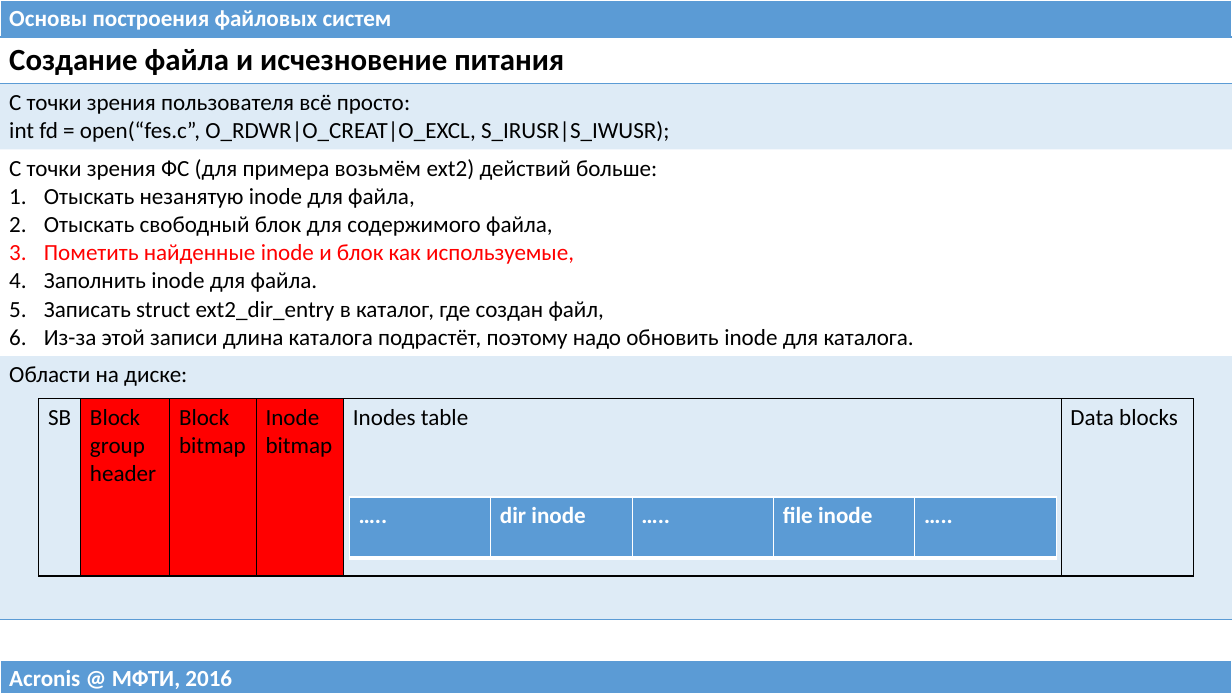
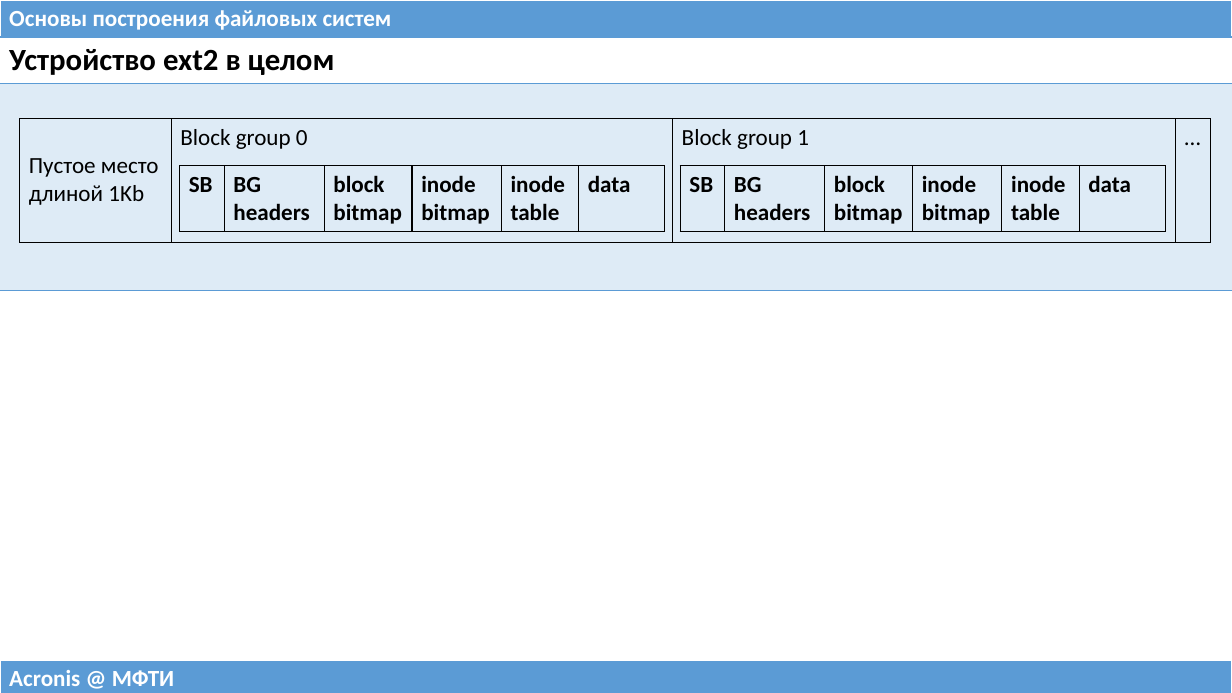
Before and after one commit to 75cc8545e7b021ed280ed0ef99fc7fc4/filesystems-101, a slide deck: slide 17 of talks/src/class04.pptx (slide 7 before the commit). Drawn at 1232x693 pixels with LibreOffice and Linux fonts; fonts in the diff are those of the drawing. Boxes give left, top, right and bottom in pixels: in the first picture for what was removed or moved away, otherwise in the second. Text is boxed around its words. In the diff, an @@ line names an element or a change of style, - is before the commit and + after.

```diff
--- a/talks/src/class04.pptx
+++ b/talks/src/class04.pptx
@@ table at <box>0,37,1232,287</box> @@
-row 1: Создание файла и исчезновение питания
-row 2: С точки зрения пользователя всё просто: / int fd = open(“fes.c”, O_RDWR|O_CREAT|O_EXCL, S_IRUSR|S_IWUSR);
-row 3: С точки зрения ФС (для примера возьмём ext2) действий больше: / Отыскать незанятую inode для файла, / Отыскать свободный блок для содержимого файла, / Пометить найденные inode и блок как используемые, / Заполнить inode для файла. / Записать struct ext2_dir_entry в каталог, где создан файл, / Из-за этой записи длина каталога подрастёт, поэтому надо обновить inode для каталога.
-row 4: Области на диске:
+row 1: Устройство ext2 в целом
+row 2: 
@@ table added at <box>19,119,1211,243</box>, 1 rows, 4 columns @@
+Пустое место длиной 1Kb | Block group 0 | Block group 1 | …
@@ table at <box>179,165,665,230</box> @@
-row 1: SB | Block group header | Block bitmap | Inode bitmap | Inodes table | Data blocks
+row 1: SB | BG headers | block / bitmap | inode bitmap | inode table | data
@@ fill #FF0000 to none in 3 cells @@
@@ bold on in "SB" @@
@@ table: place and size @@
-table at <box>39,399,1194,577</box>
+table at <box>179,165,665,230</box>
@@ table added at <box>680,165,1165,230</box>, 1 rows, 6 columns @@
+SB | BG headers | block / bitmap | inode bitmap | inode table | data
@@ table removed at <box>349,497,1056,558</box>, 1 rows, 5 columns @@
-….. | dir inode | ….. | file inode | …..
@@ table at <box>0,660,1232,693</box> @@
-row 1, column 1: Acronis @ МФТИ, 2016
+row 1, column 1: Acronis @ МФТИ
```
Also in this commit, not shown: 2 other slides changed, 27 slides added, 31 slides removed, 3 other files.
